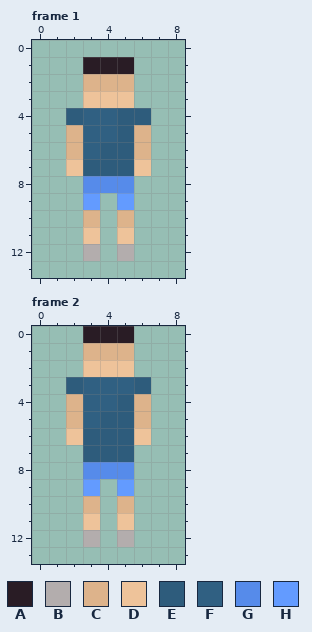
File history of a pixel-art file, Assets/PersonalAssets/NPC/Day4/ManDayFourIncorrectFrontIdle.aseprite. The picture above was drawn from the file before the commit.
9x14 pixels, 3 frames. Shown: frame 1, frame 2. The commit also changed other frames, which this record leaves out.
Palette (. is transparent): A #291c25  B #b3adad  C #ddb38b  D #eec39a  E #2e5c7c  F #306082  G #568bea  H #639bff
The result:
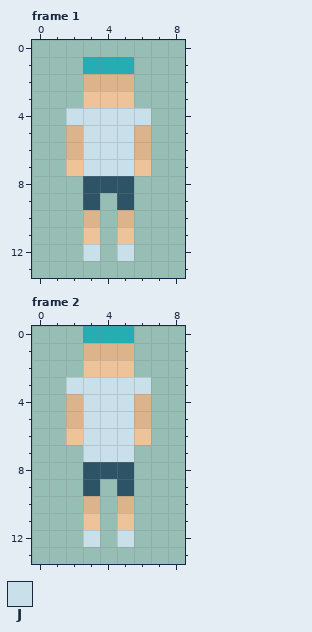
Colours new in this view: J #c9dfea
The edit:
colour A: #291c25 -> #26acb3
colour G: #568bea -> #2d5367
Frame 1:
y 4: x 2..6 EFFEE -> JJJJJ
y 5: x 3..5 FFE -> JJJ
y 6: x 3..5 FEE -> JJJ
y 7: x 3..5 EEE -> JJJ
y 9: x 3 H -> G; x 5 H -> G
y 12: x 3 B -> J; x 5 B -> J
Frame 2:
y 3: x 2..6 EFFFE -> JJJJJ
y 4: x 3..5 FFE -> JJJ
y 5: x 3..5 FEE -> JJJ
y 6..7: x 3..5 EEE -> JJJ
y 9: x 3 H -> G; x 5 H -> G
y 12: x 3 B -> J; x 5 B -> J
